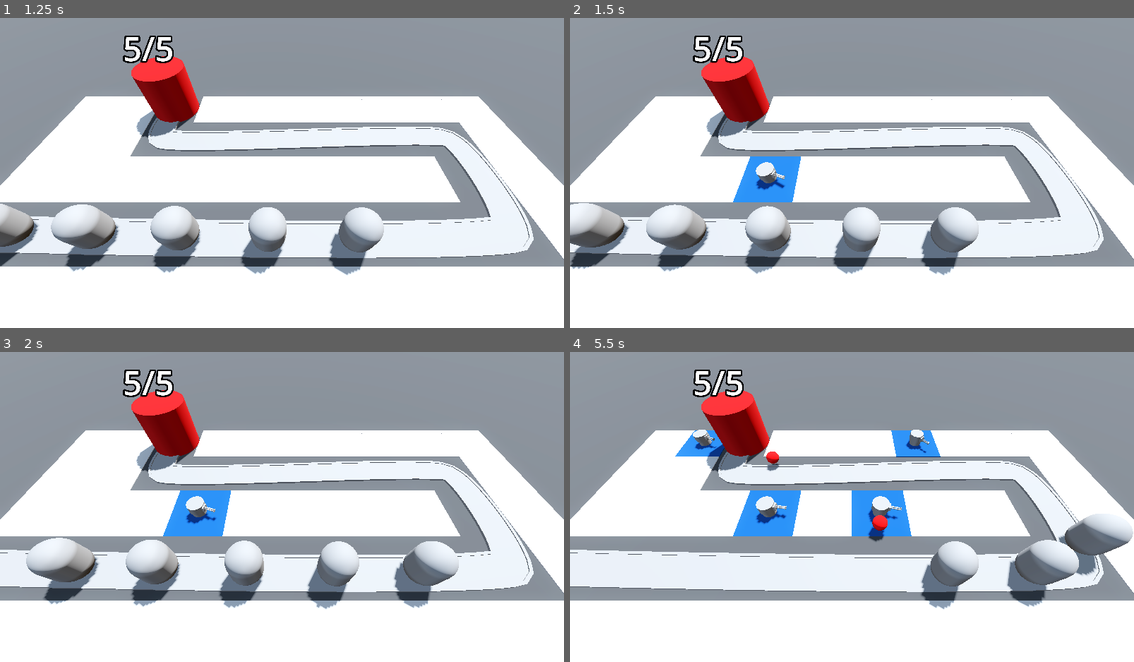
Above: before the commit, frames 1-4 (two rows, left to right).
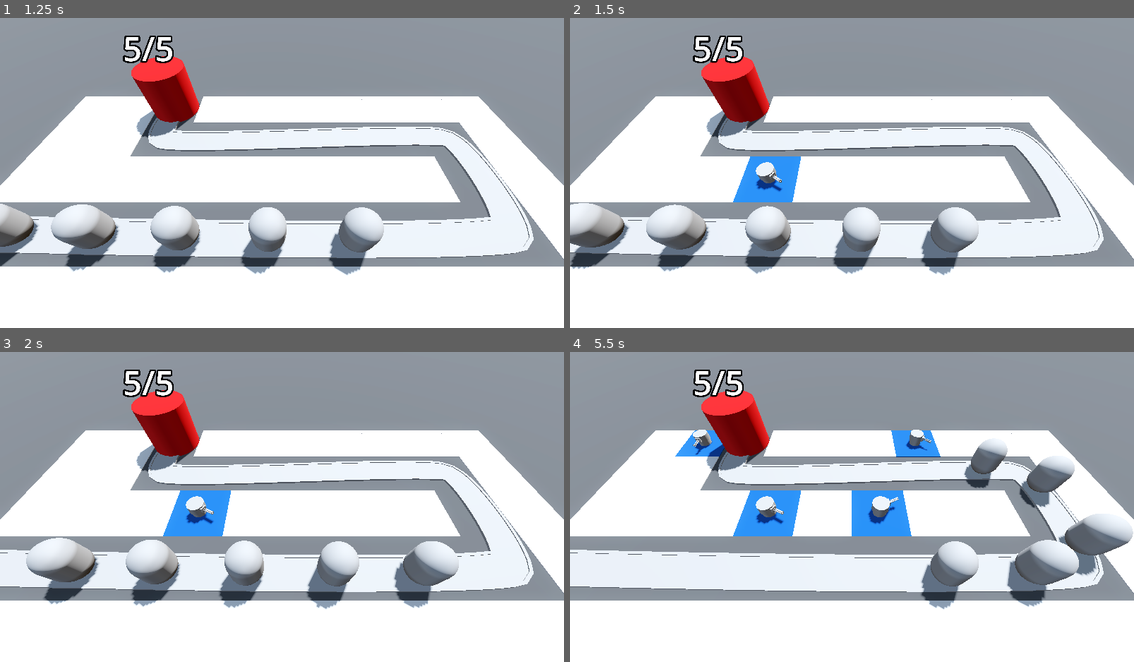
Above: after the commit, the same moments.

Repository: ericvennemeyer/BarbarianBlaster
Game: Godot game, scene res://base_level.tscn
Two runs of this game, one before a commit and one after it. Both use one fixed random seed, a clock stepped at 60 frames per second and the inputs below.
Inputs (mouse positions are in pixels of both pictures, inside the frame that each line leads up to):
- Up to frame 1 (1.25 s): move the mouse to (406, 154) at 0.52 s; press the mouse at (406, 154) at 0.53 s
- Up to frame 2 (1.5 s): move the mouse to (739, 185) at 1.27 s; release the mouse at (739, 185) at 1.28 s; click (739, 185) at 1.35 s
- Up to frame 3 (2 s): no input
- Up to frame 4 (5.5 s): move the mouse to (908, 432) at 2.02 s; press the mouse at (908, 432) at 2.03 s; move the mouse to (823, 565) at 2.77 s; release the mouse at (823, 565) at 2.78 s; click (823, 565) at 2.85 s; move the mouse to (1021, 550) at 3.52 s; press the mouse at (1021, 550) at 3.53 s; move the mouse to (682, 457) at 4.27 s; release the mouse at (682, 457) at 4.28 s; click (682, 457) at 4.35 s; move the mouse to (880, 503) at 5.02 s; press the mouse at (880, 503) at 5.03 s

Frame 1 is identical in both runs. In frame 2, less than 0.1% of the frame differs, in the area x 34-39%, y 46-57%; in frame 3, less than 0.1%; in frame 4, 2.2%, in the area x 21-90%, y 26-62%.

Commit message:
3.20 -- For Loops and Targeting

Diff:
--- a/Turret/projectile.gd
+++ b/Turret/projectile.gd
@@ -15,7 +15,6 @@
 
 
 func _on_area_entered(area: Area3D) -> void:
-	print(area)
 	if area.is_in_group("enemy_area"):
 		area.get_parent().current_health -= 25
 		queue_free()
--- a/Turret/turret.gd
+++ b/Turret/turret.gd
@@ -1,19 +1,35 @@
 extends Node3D
 
 var enemy_path: Path3D
+var target: PathFollow3D
 
+@export var turret_range: float = 10.0
 @export var projectile: PackedScene
 
 @onready var projectile_spawn_point: Marker3D = $TurretBase/TurretTop/BarrelBase/ProjectileSpawnPoint
 
 
 func _physics_process(delta: float) -> void:
-	var enemy = enemy_path.get_children().back()
-	look_at(enemy.global_position, Vector3.UP, true)
+	target = find_best_target()
+	if target:
+		look_at(target.global_position, Vector3.UP, true)
 
 
 func _on_timer_timeout() -> void:
-	var new_projectile = projectile.instantiate()
-	new_projectile.global_position = projectile_spawn_point.global_position
-	add_child(new_projectile)
-	new_projectile.direction = global_transform.basis.z
+	if target:
+		var new_projectile = projectile.instantiate()
+		new_projectile.global_position = projectile_spawn_point.global_position
+		add_child(new_projectile)
+		new_projectile.direction = global_transform.basis.z
+
+
+func find_best_target() -> PathFollow3D:
+	var best_target = null
+	var best_progress = 0
+	for enemy in enemy_path.get_children():
+		var enemy_distance = global_position.distance_to(enemy.global_position)
+		if enemy is PathFollow3D:
+			if enemy.progress > best_progress and enemy_distance <= turret_range:
+				best_target = enemy
+				best_progress = enemy.progress
+	return best_target
